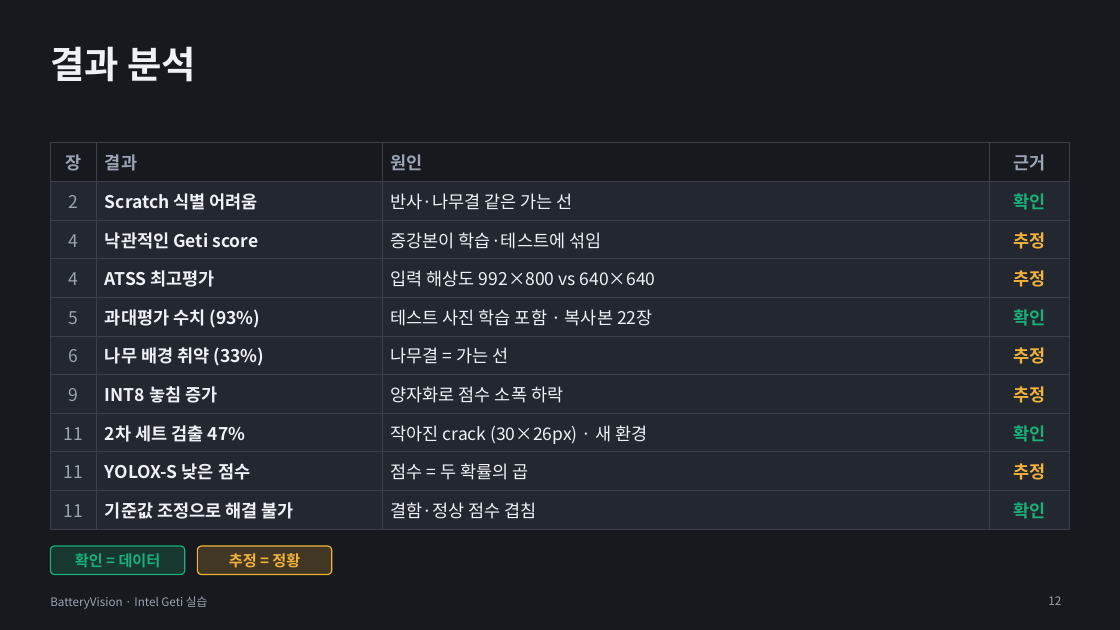
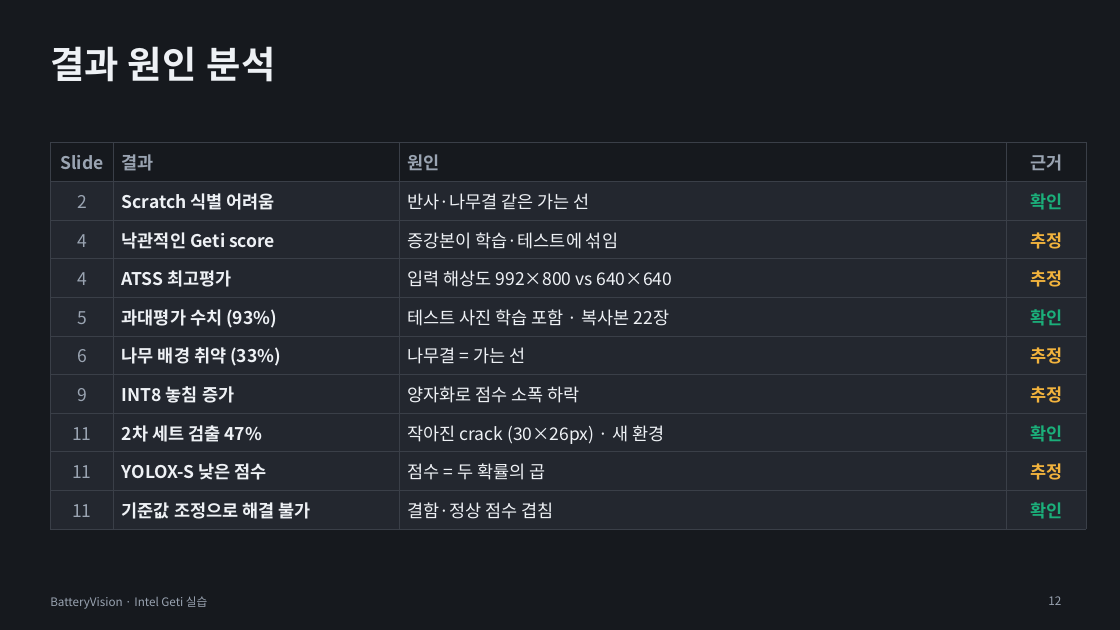
Before and after one commit to se4nchoi/batteryvision, a slide deck: slide 12 of docs/submission/BatteryVision_발표.pptx. Drawn at 1120x630 pixels with LibreOffice and Linux fonts; fonts in the diff are those of the drawing. Boxes give left, top, right and bottom in pixels: in the first picture for what was removed or moved away, otherwise in the second. Text is boxed around its words. In the diff, an @@ line names an element or a change of style, - is before the commit and + after.

```diff
--- a/docs/submission/BatteryVision_발표.pptx
+++ b/docs/submission/BatteryVision_발표.pptx
@@ title at bbox=[50, 46, 276, 82]: text changed @@
-결과 분석
+결과 원인 분석
@@ table at bbox=[50, 143, 1086, 529] @@
-row 1, column 1: 장
+row 1, column 1: Slide
@@ table: place and size @@
-table at bbox=[50, 143, 1070, 523]
+table at bbox=[50, 143, 1086, 529]
@@ rounded rectangle removed at bbox=[50, 546, 185, 575] @@
@@ text removed at bbox=[75, 553, 161, 568] @@
-확인 = 데이터
@@ rounded rectangle removed at bbox=[197, 546, 332, 575] @@
@@ text removed at bbox=[229, 553, 300, 568] @@
-추정 = 정황
```
Also in this commit, not shown: 6 other slides changed, 1 other file.
